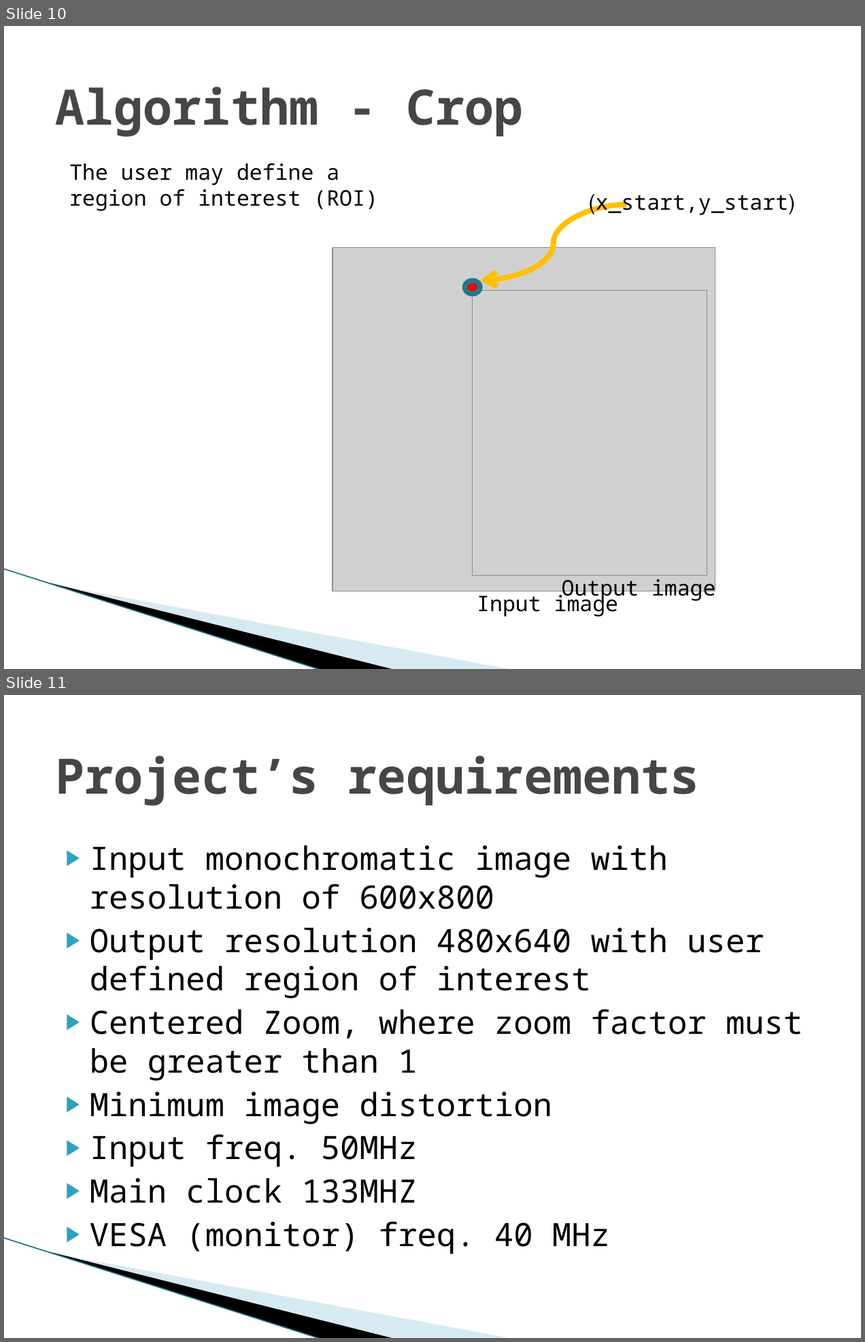
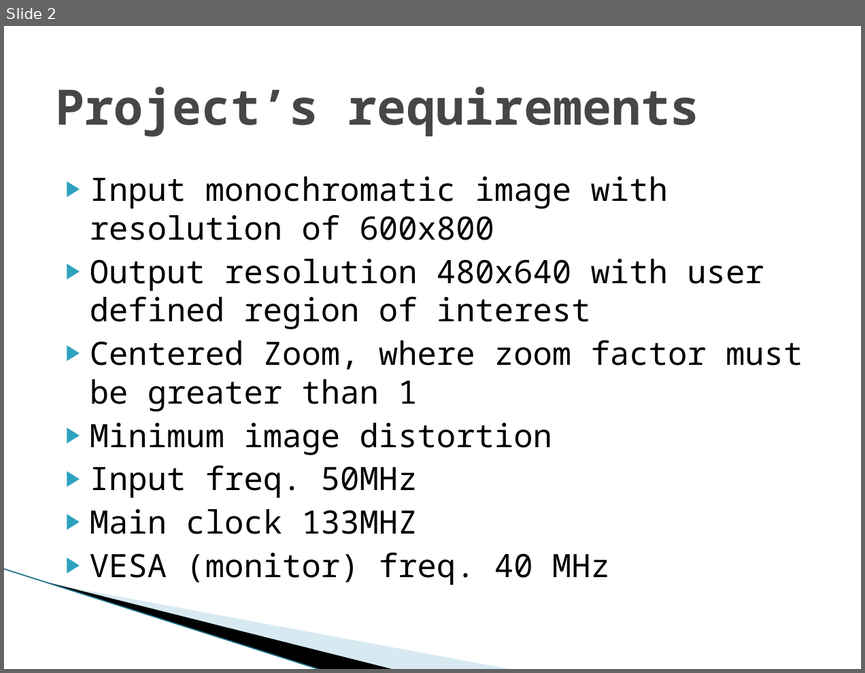
Before and after one commit to shizzz88/image-rotation-technion-ee, a slide deck: Presentation/Mid_Presentation.pptx. Shown one above the other, each under a label of ours: slides 10 and 11 before the commit, slide 2 after it. The pictures are 865x1342 and 865x673 pixels, drawn with LibreOffice and Linux fonts; fonts in the diff are those of the drawing; grey boxes stand for pictures; background and template pictures are left out. Boxes give left, top, right and bottom in pixels: in the first picture for what was removed or moved away, otherwise in the second. Text is boxed around its words. In the diff, an @@ line names an element or a change of style, - is before the commit and + after.

```diff
--- a/Presentation/Mid_Presentation.pptx
+++ b/Presentation/Mid_Presentation.pptx
@@ slide 10 removed at bbox=[4, 26, 861, 669], background #FFFFFF; not listed: 3 template elements that a slide beside it also shows @@
@@ title removed at bbox=[55, 87, 524, 137] @@
-Algorithm - Crop
@@ text removed at bbox=[69, 163, 377, 211] @@
-The user may define a region of interest (ROI)
@@ curved arrow removed from (627, 204) to (481, 280) @@
@@ text removed at bbox=[596, 195, 789, 215] @@
-(x_start,y_start)
@@ picture removed at bbox=[332, 247, 715, 590] @@
@@ ellipse removed at bbox=[465, 280, 481, 293] @@
@@ picture removed at bbox=[473, 290, 707, 575] @@
@@ text removed at bbox=[562, 575, 715, 601] @@
-Output image
@@ text removed at bbox=[477, 591, 618, 616] @@
-Input image
@@ what was slide 11 is now slide 2 @@
```
Also in this commit, not shown: 6 slides changed, 8 slides added, 17 other slides removed, 1 other file.
